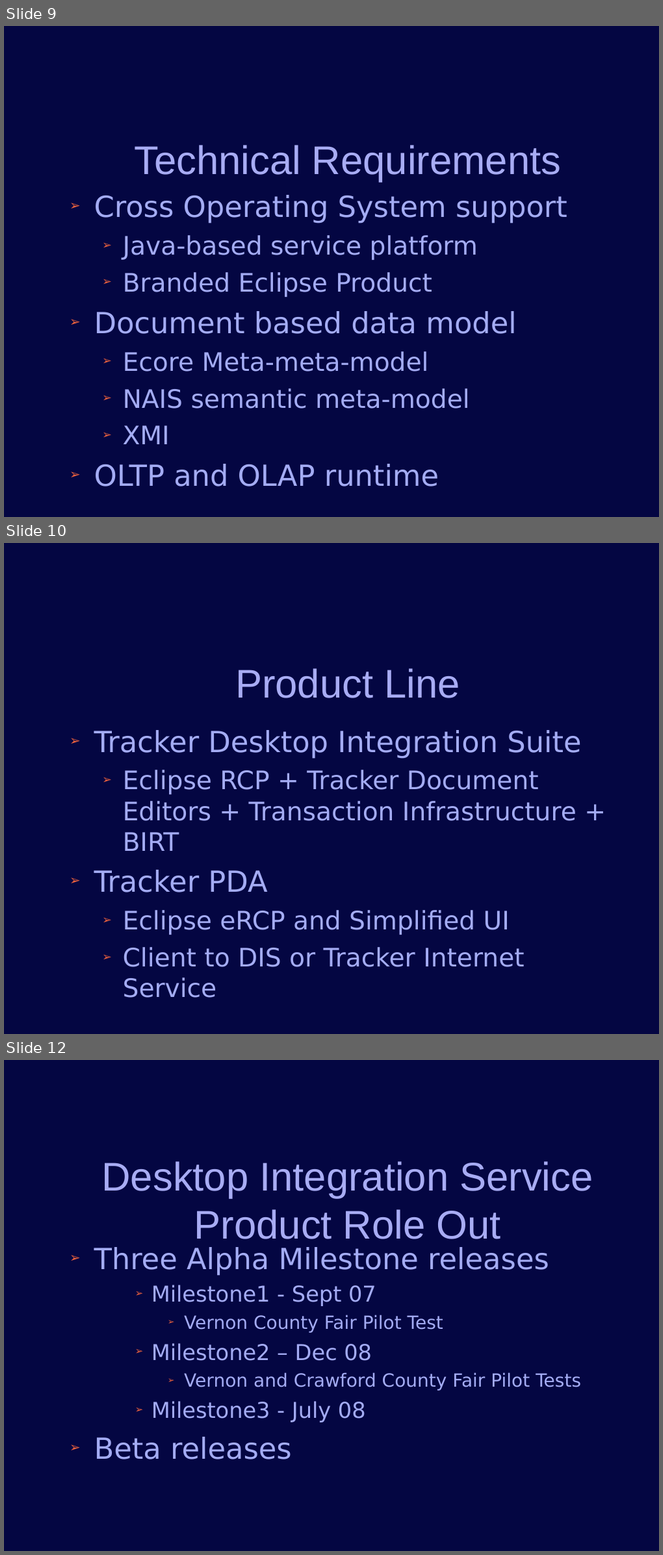
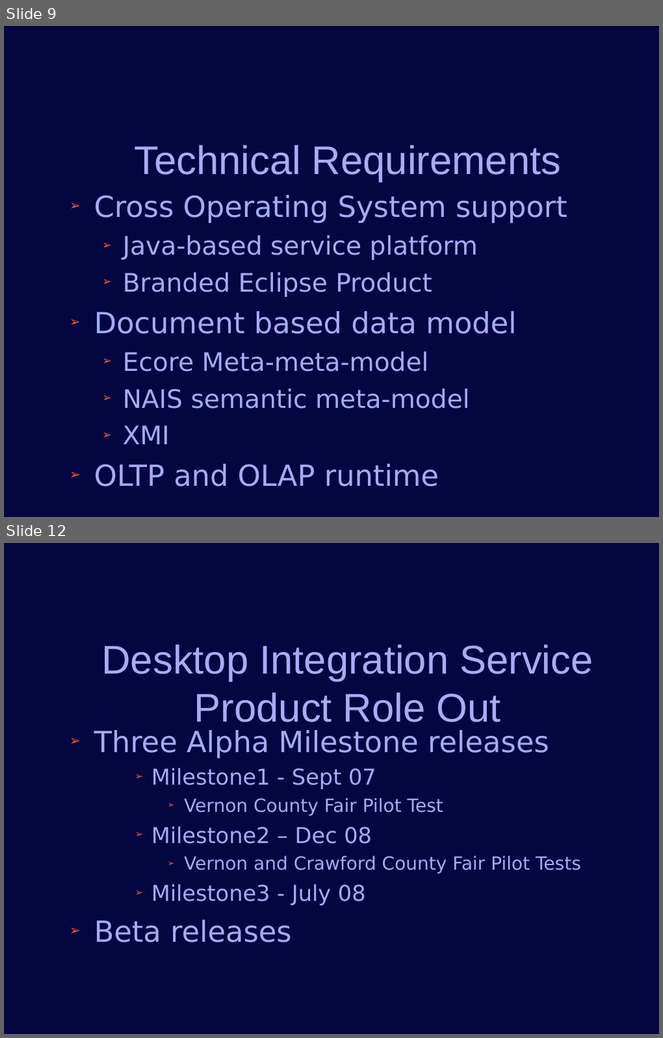
Before and after one commit to jconlon/Tracker, a slide deck: tracker/trunk/com.verticon.tracker.documentation/src/Tracker Introduction.odp. Shown one above the other, each under a label of ours: slides 9, 10 and 12 before the commit, slides 9 and 12 after it; the slides between them are not shown. The pictures are 663x1555 and 663x1038 pixels, drawn with LibreOffice and Linux fonts; fonts in the diff are those of the drawing; background and template pictures are left out. Boxes give left, top, right and bottom in pixels: in the first picture for what was removed or moved away, otherwise in the second. Text is boxed around its words. In the diff, an @@ line names an element or a change of style, - is before the commit and + after.

```diff
--- a/tracker/trunk/com.verticon.tracker.documentation/src/Tracker Introduction.odp
+++ b/tracker/trunk/com.verticon.tracker.documentation/src/Tracker Introduction.odp
@@ slide 10 removed at [4,543,659,1034], background #040642 @@
@@ title removed at [235,668,460,698] @@
-Product Line
@@ text removed at [94,730,581,998] @@
-➢ Tracker Desktop Integration Suite
-  ➢ Eclipse RCP + Tracker Document Editors + Transaction Infrastructure + BIRT
-➢ Tracker PDA
-  ➢ Eclipse eRCP and Simplified UI
-  ➢ Client to DIS or Tracker Internet Service
```
Also in this commit, not shown: 2 slides changed, 1 slide added.
